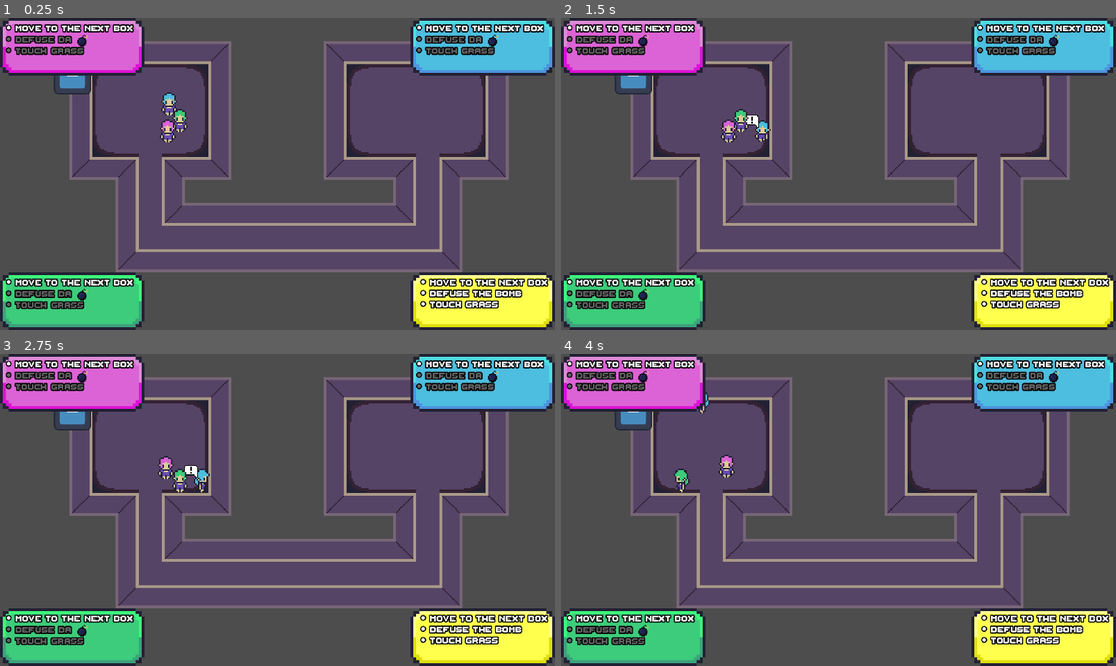
Above: before the commit, frames 1-4 (two rows, left to right).
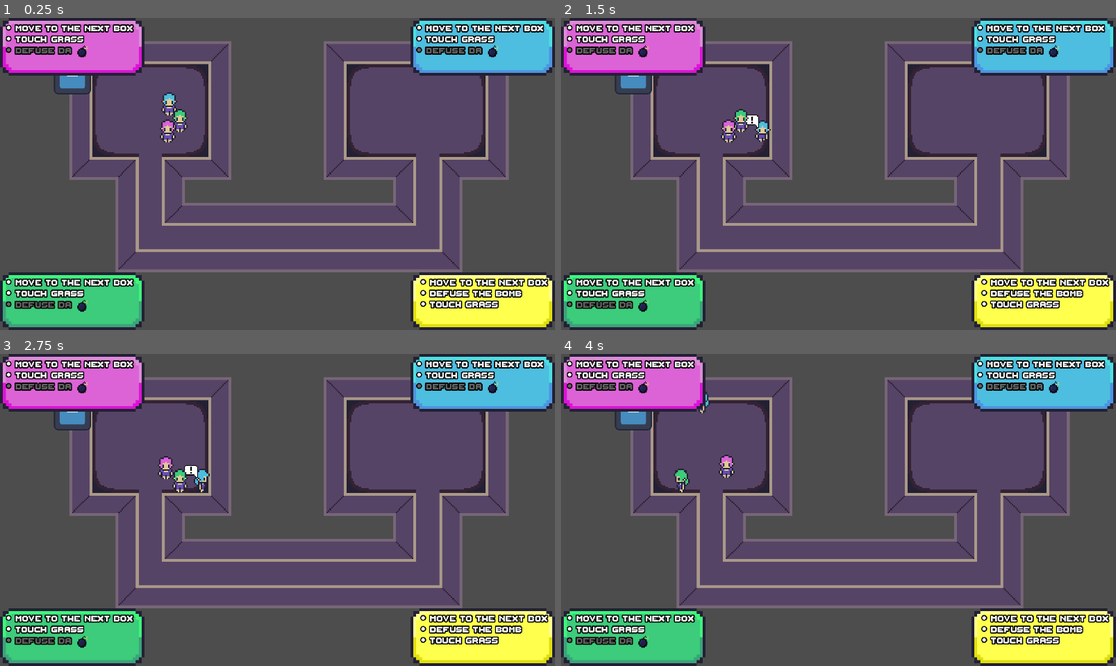
Above: after the commit, the same moments.

Repository: Nebulea-dev/Task-tastrophe
Game: Godot game, scene res://Level1.tscn
Same seed, same stepped clock (60 frames per second), same inputs: the game is played once before the commit and once after it. The engine's default icon, where the game draws it, is replaced by a stand-in: a white triangle on a blue panel in a dark square.
Inputs:
- Up to frame 1 (0.25 s): no input
- Up to frame 2 (1.5 s): tap Enter at 0.5 s; hold D (player1_right) 0.53-1.28 s; tap Q (player1_kick) at 0.6 s; tap Space at 1.25 s; hold S (player1_down) from 1.28 s (still down); tap E (player1_ping) at 1.35 s
- Up to frame 3 (2.75 s): tap Enter at 2 s; release S (player1_down) at 2.03 s; hold D (player1_right) from 2.03 s (still down); hold Down (player2_down) from 2.03 s (still down)
- Up to frame 4 (4 s): tap Space at 2.75 s; release D (player1_right) at 2.78 s; release Down (player2_down) at 2.78 s; hold W (player1_up) 2.78-3.53 s; tap Keypad 1 (player2_kick) at 2.85 s; hold A (player1_left) from 3.53 s (still down); hold Left (player2_left) from 3.53 s (still down)

The runs differ from the first frame. In frame 1, 2.0% of the frame differs, in the area x 1-90%, y 5-95%; in frame 2, 2.0%; in frame 3, 2.0%; in frame 4, 2.0%.

Commit message:
feat: sort mission by done or not

Diff:
--- a/UI.gd
+++ b/UI.gd
@@ -24,9 +24,11 @@
 			print("_on_update_player_mission recieved an unexpected player number : ", player)
 
 	player_missions.clear()
+
+	for mission in missions:
+		if !mission.done:
+			player_missions.append_text("• " + mission.text + "\n")
+
 	for mission in missions:
 		if mission.done:
 			player_missions.append_text("[color=#636363]• " + mission.text + "[/color]\n")
-
-		else:
-			player_missions.append_text("• " + mission.text + "\n")
--- a/objects/player/player.gd
+++ b/objects/player/player.gd
@@ -68,7 +68,7 @@
 
 	var mission1: Mission = Mission.new(false, "Move to the next box")
 	var mission2: Mission = Mission.new(true, "Defuse da [img width=\"50\" height=\"50\"]res://Aseprite/Bomb.png[/img]")
-	var mission3: Mission = Mission.new(true, "Touch grass")
+	var mission3: Mission = Mission.new(false, "Touch grass")
 
 	var missions: Array[Mission] = [mission1, mission2, mission3]
 	Signals.update_player_mission.emit(playerIndex, missions)
